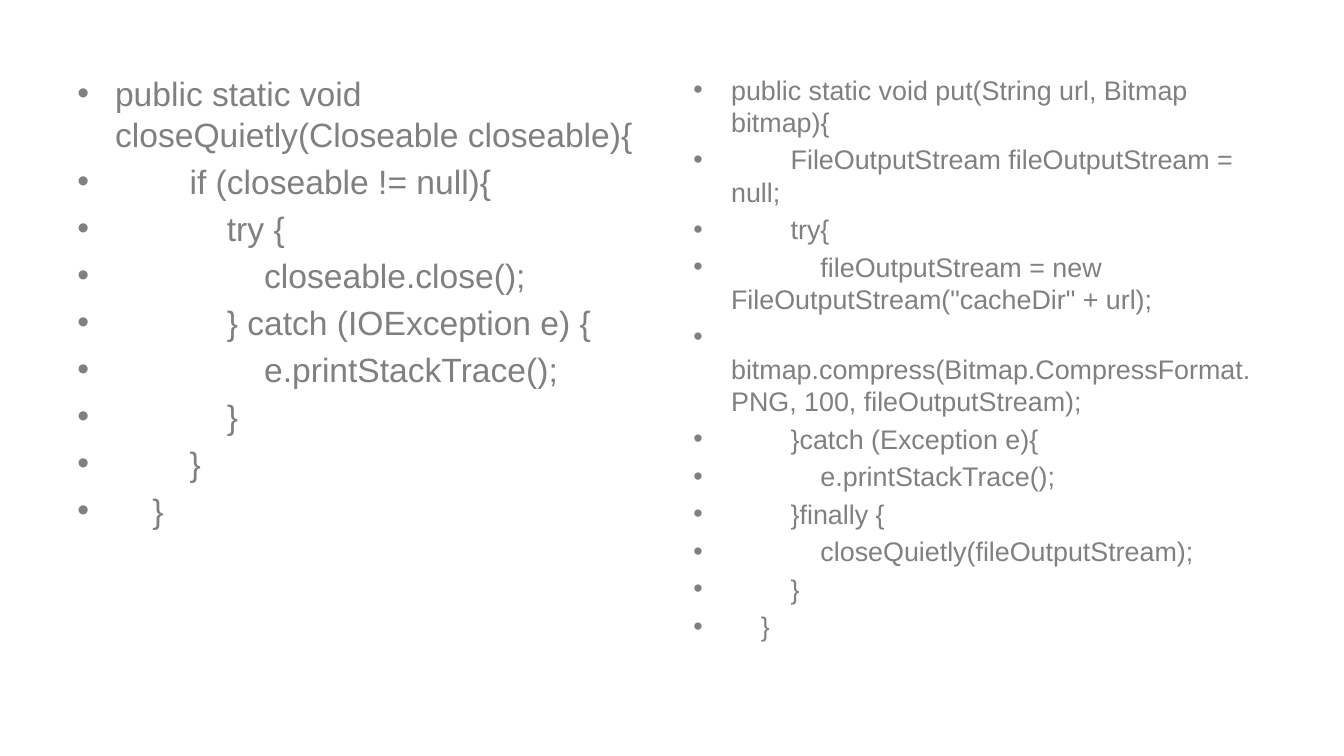
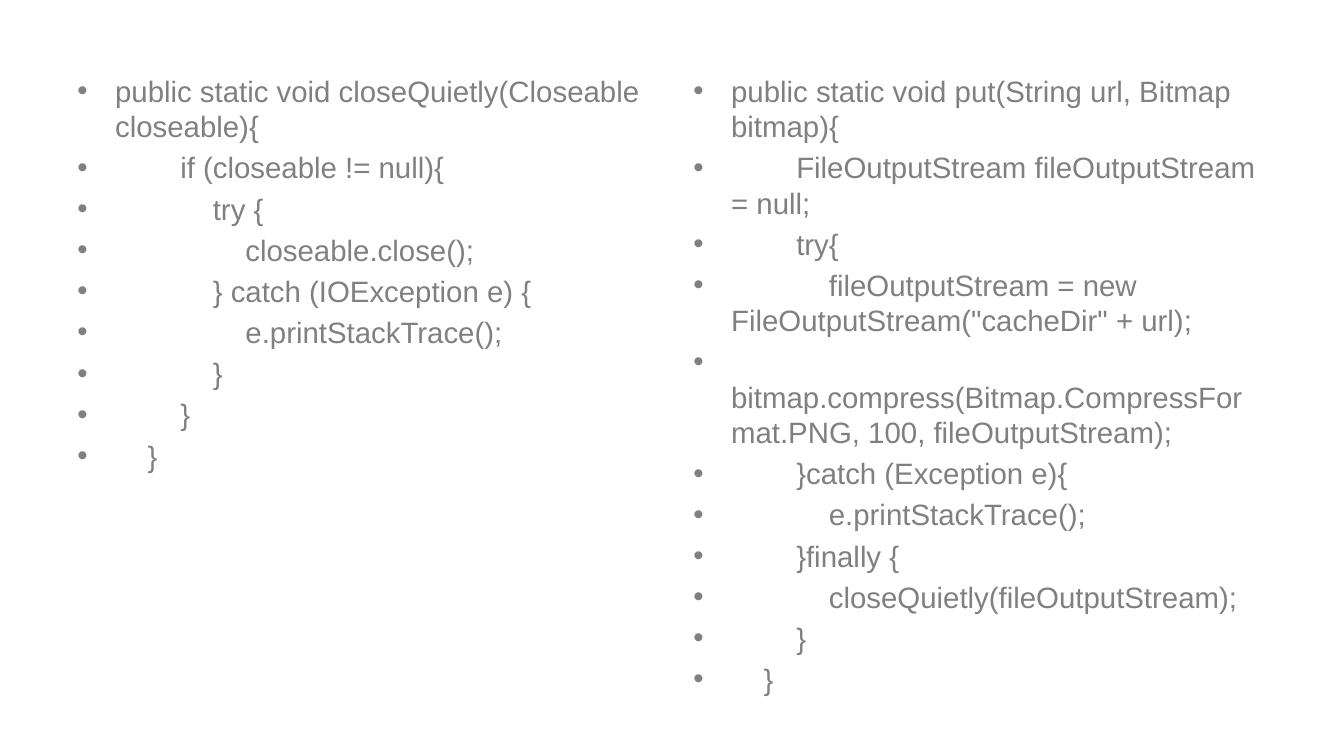
Before and after one commit to fengyulongGit/DesignPatteran, a slide deck: slide 10 of 从设计模式学习Android开发.pptx. Drawn at 1344x756 pixels with LibreOffice and Linux fonts; fonts in the diff are those of the drawing. Boxes give left, top, right and bottom in pixels: in the first picture for what was removed or moved away, otherwise in the second. Text is boxed around its words. In the diff, an @@ line names an element or a change of style, - is before the commit and + after.

```diff
--- a/从设计模式学习Android开发.pptx
+++ b/从设计模式学习Android开发.pptx
@@ text "public static void closeQuietly(Closeable closeable){" at (115, 81, 639, 349): size 24 to 21 pt @@
@@ text "public static void put(String url, ..." at (731, 81, 1255, 614): size 19.2 to 21 pt @@
```
Also in this commit, not shown: 2 other slides changed, 3 slides added.
